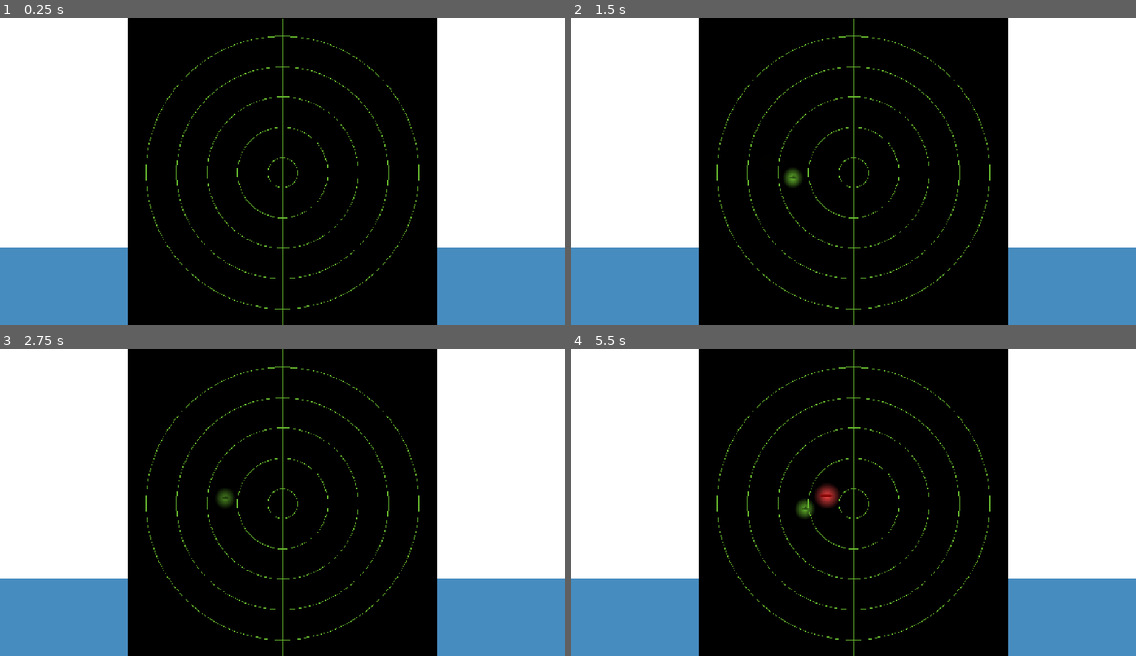
Above: before the commit, frames 1-4 (two rows, left to right).
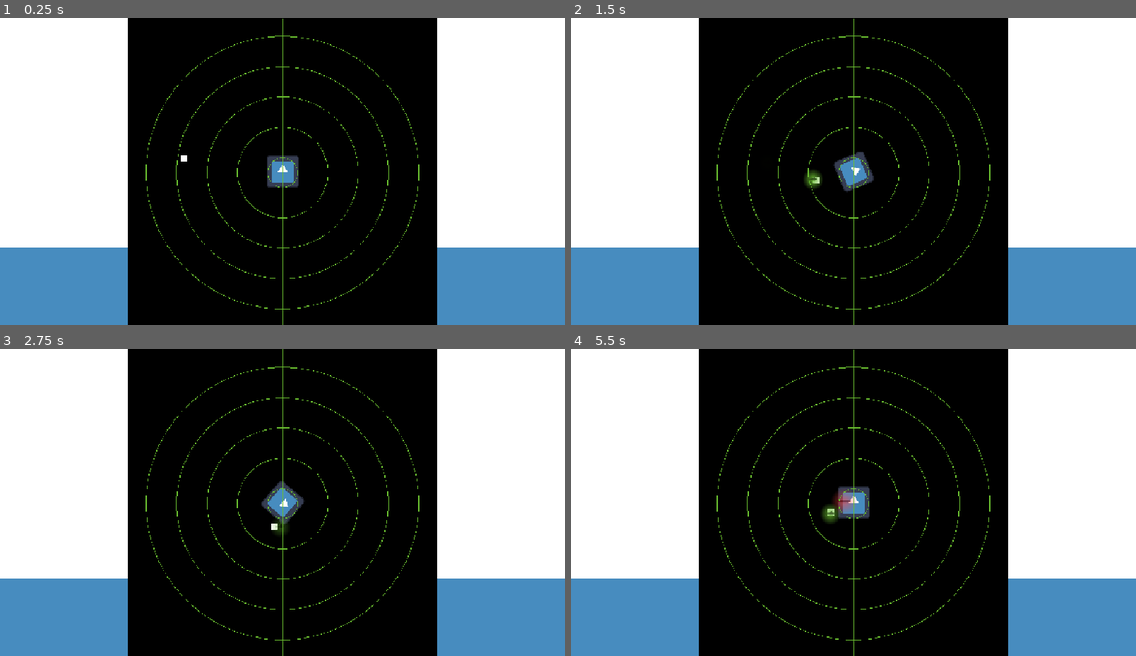
Above: after the commit, the same moments.

Repository: AJISGit/Ludum-Dare-60-Game
Game: Godot game, scene res://scenes/main_scene.tscn
Two runs of this game, one before a commit and one after it. Both use one fixed random seed, a clock stepped at 60 frames per second and the inputs below. The engine's default icon, where the game draws it, is replaced by a stand-in: a white triangle on a blue panel in a dark square.
Inputs:
- Up to frame 1 (0.25 s): no input
- Up to frame 2 (1.5 s): hold D (phys_sub_right) 0.53-1.28 s; hold S (phys_sub_down) from 1.28 s (still down)
- Up to frame 3 (2.75 s): tap Enter at 2 s; release S (phys_sub_down) at 2.03 s; hold D (phys_sub_right) from 2.03 s (still down)
- Up to frame 4 (5.5 s): release D (phys_sub_right) at 2.78 s; hold W (phys_sub_up) 2.78-3.53 s; hold A (phys_sub_left) 3.53-5.03 s; hold S (phys_sub_down) from 5.03 s (still down)

The runs differ from the first frame. In frame 1, 0.6% of the frame differs, in the area x 32-53%, y 44-56%; in frame 2, 0.9%; in frame 3, 0.8%; in frame 4, 1.1%, in the area x 39-53%, y 43-57%.

Commit message:
Rotation things

Diff:
--- a/scenes/game_world.tscn
+++ b/scenes/game_world.tscn
@@ -16,7 +16,6 @@
 
 [node name="PhysicalSub" parent="." unique_id=25893487 instance=ExtResource("2_0vfqx")]
 unique_name_in_owner = true
-modulate = Color(18.892157, 18.892157, 18.892157, 1)
 position = Vector2(478, 334)
 scale = Vector2(0.05, 0.05)
 max_velocity = 400.0
@@ -24,7 +23,6 @@
 [node name="Camera2D" type="Camera2D" parent="PhysicalSub" unique_id=1970256948]
 
 [node name="Enemy" parent="." unique_id=386252729 instance=ExtResource("3_ywgp6")]
-visible = false
 modulate = Color(18.892157, 18.892157, 18.892157, 1)
 position = Vector2(262, 300.99994)
 scale = Vector2(0.1, 0.1)
--- a/scenes/physical_sub.tscn
+++ b/scenes/physical_sub.tscn
@@ -15,8 +15,8 @@
 shape = SubResource("RectangleShape2D_plsu0")
 
 [node name="Icon" type="Sprite2D" parent="." unique_id=316176606]
-visible = false
 position = Vector2(4, -7)
+scale = Vector2(10, 10)
 texture = ExtResource("2_ruc46")
 
 [node name="OrbitPoints" type="Node2D" parent="." unique_id=1262405611]
--- a/scripts/physicalsub.gd
+++ b/scripts/physicalsub.gd
@@ -5,6 +5,7 @@
 @export var sub_data: SubmarineData
 @export var speed: float = 100.0
 @export var max_velocity: float = 1000.0
+var move_rotation: float = 0.0
 
 var last_velocity: Vector2
 
@@ -29,15 +30,19 @@
 	if (Input.is_action_pressed("phys_sub_up")):
 		move_up(delta)
 	if (Input.is_action_pressed("phys_sub_left")):
-		move_left(delta)
+		#move_left(delta)
+		move_rotation -= 90.0 * delta
 	if (Input.is_action_pressed("phys_sub_down")):
 		move_down(delta)
 	if (Input.is_action_pressed("phys_sub_right")):
-		move_right(delta)
+		#move_right(delta)
+		move_rotation += 90.0 * delta
 
 	velocity.x = clampf(velocity.x, -max_velocity, max_velocity)
 	velocity.y = clampf(velocity.y, -max_velocity, max_velocity)
 
 	last_velocity = velocity
+	velocity = velocity.rotated(deg_to_rad(move_rotation))
+	$Icon.rotation_degrees = move_rotation
 
 	move_and_slide()
Not shown, added: sprites/SubmarineRooms.png.import
